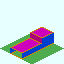
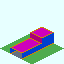
Two versions of the same layered image (64x64). Layer-by-layer changes:
painted on "Base_Plate_1x1.png" over [12, 51, 22, 59]
